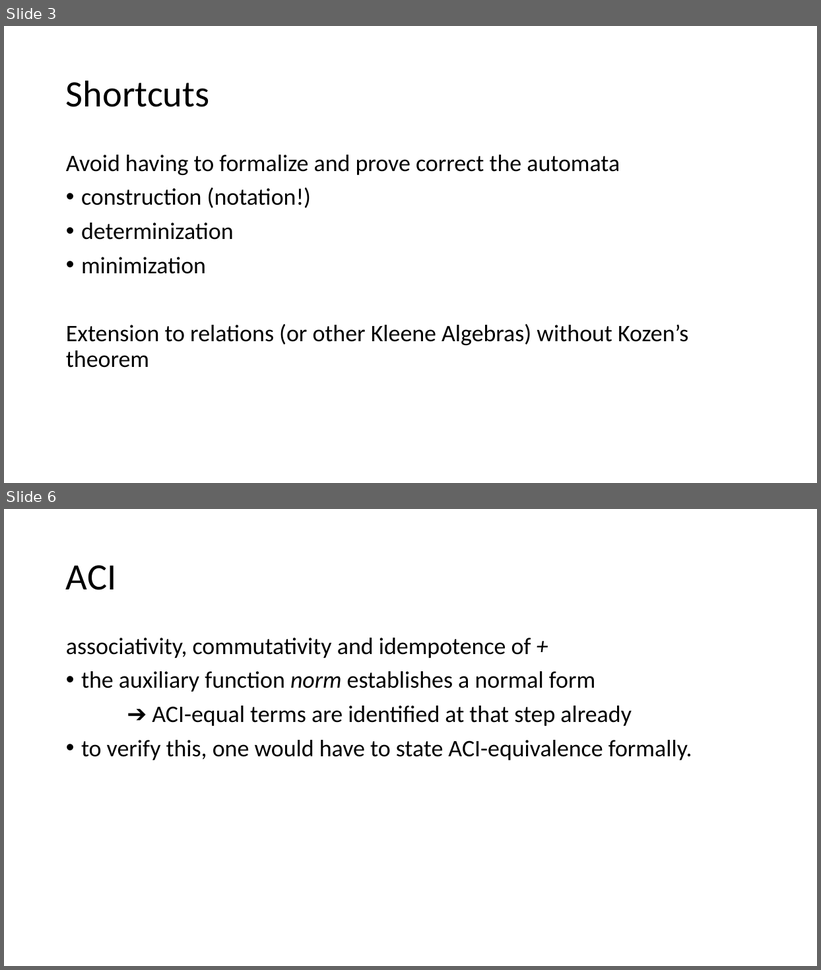
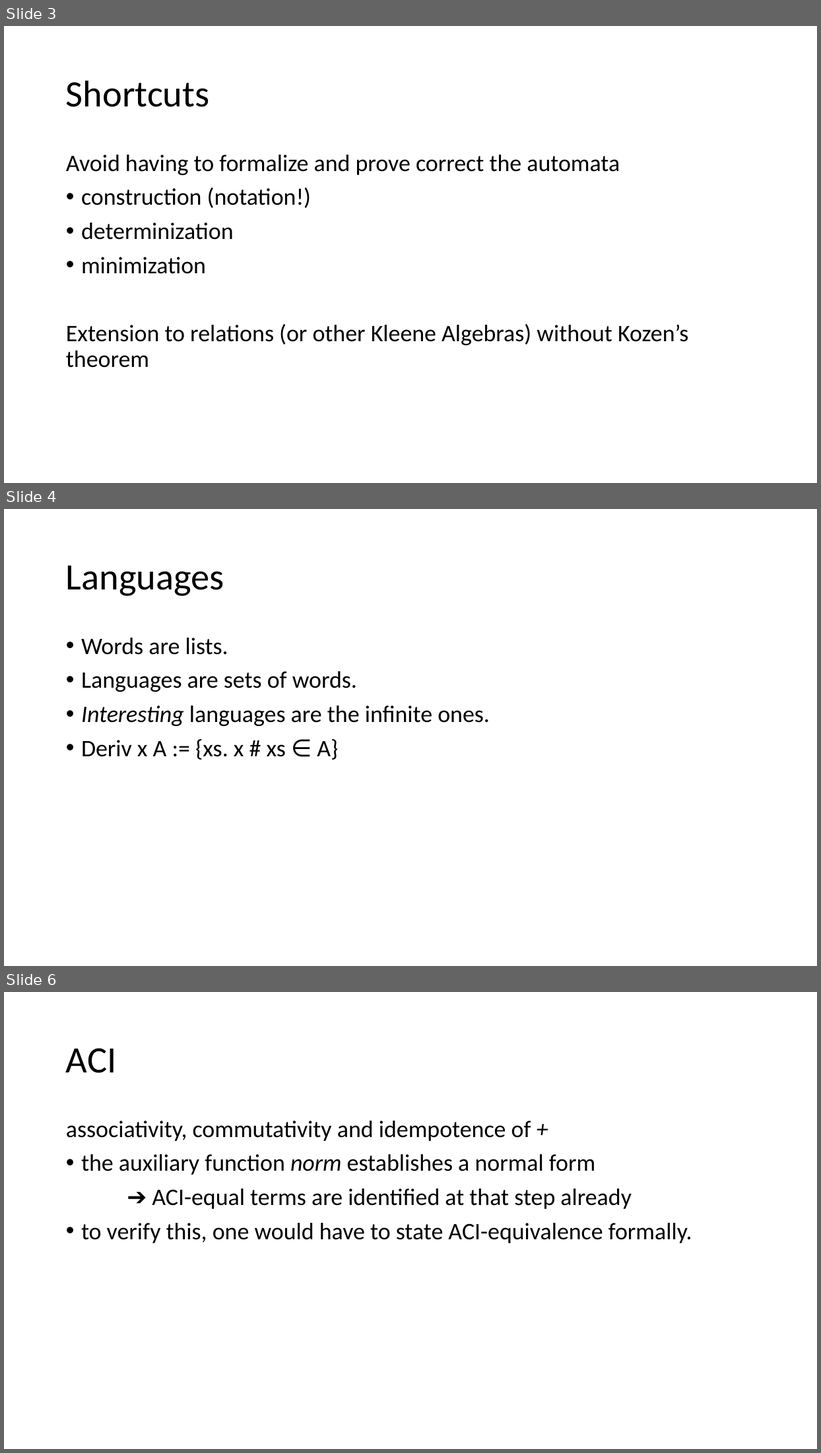
Before and after one commit to Helli/fds_seminar, a slide deck: slides.pptx. Shown one above the other, each under a label of ours: slides 3 and 6 before the commit, slides 3, 4 and 6 after it; the slides between them are not shown. The pictures are 821x970 and 821x1453 pixels, drawn with LibreOffice and Linux fonts; fonts in the diff are those of the drawing. Boxes give left, top, right and bottom in pixels: in the first picture for what was removed or moved away, otherwise in the second. Text is boxed around its words. In the diff, an @@ line names an element or a change of style, - is before the commit and + after.

```diff
--- a/slides.pptx
+++ b/slides.pptx
@@ slide 4 added at [4,509,817,966], background #FFFFFF @@
@@ title added at [66,565,224,596], 44 pt, text #000000 @@
+Languages
@@ text added at [81,638,490,760], 28 pt, text #000000 @@
+• Words are lists.
+• Languages are sets of words.
+• Interesting languages are the infinite ones.
+• Deriv x A := {xs. x # xs ∈ A}
```
Also in this commit, not shown: 2 slides changed, 1 other slide added, 1 slide removed, 1 other file.
